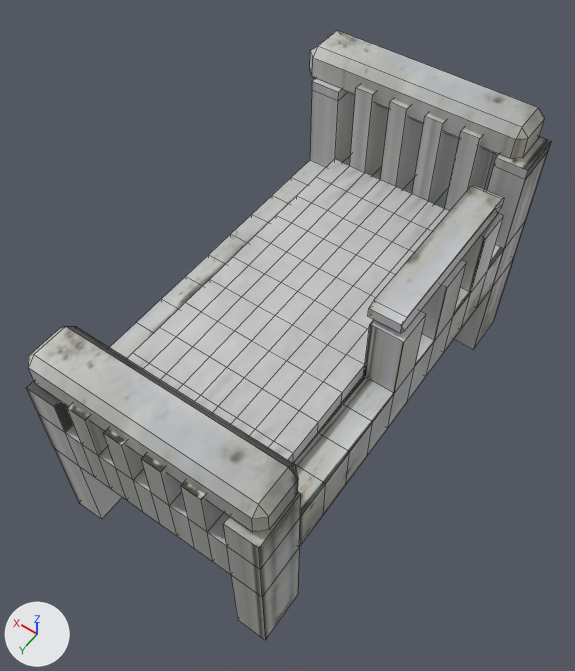
What one commit did to the FBX model UnityProjectDarkRide/Assets/3DAsset/Bed2.fbx.
Both versions are drawn from a camera (50 mm lens) standing at (160.84, 7.76, 13.61) and looking at (166.07, 0.43, 2.09). The lights are fixed; the arrows at lower left show +X, +Y and +Z. The picture after the commit comes second. Mesh edges are drawn as thin lines. Where no turn or scale is listed for an object, it has been applied to the vertices.
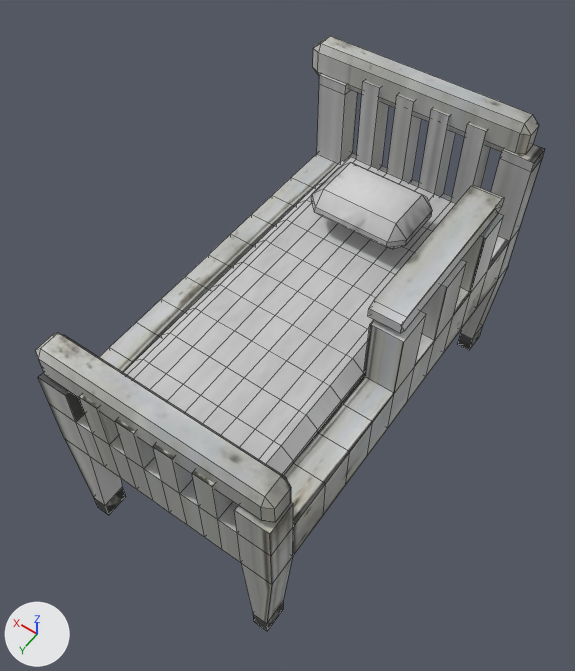
Location of each change, [x1, y1, x2, y2] in pixels of the pictures (575 x 671 px; the box of a moved part takes in the faces that stretch with it):
'Cube.027', reshaped: before [26, 30, 552, 640]; after [35, 36, 545, 631]
'Cube.022', added: after [311, 162, 432, 249]
part 1 of me_cube_033, moved or reshaped: before [310, 30, 545, 159]; after [313, 36, 539, 154]
part 2 of me_cube_033, moved or reshaped: before [28, 326, 298, 532]; after [35, 333, 291, 523]
part 3 of me_cube_033, moved or reshaped: before [26, 78, 552, 640]; after [38, 74, 545, 631]
part 4 of me_cube_033, surface changed: before [144, 166, 449, 448]; after [134, 159, 455, 460]

The edits, one by one:
me_cube_033 is used by ob_cube_027; location (163.59, -0.87, 4.39).
me_cube_033 had 506 vertices, 510 faces and spanned x 0.05..4.7, y -3.35..5.36, z -4.7..0.88.
me_cube_033 now has 560 vertices, 562 faces and spans x 0.05..4.7, y -3.03..5.12, z -5.2..0.88.
me_cube_033 part 1: the loose piece of 24 vertices spanning x 0.26..4.7, y -3.35..-2.38, z 0.17..0.88 is scaled about its middle by (1, 0.479, 1), then moved by (0.0, 0.06, 0.0).
me_cube_033 part 2: the loose piece of 24 vertices spanning x 0.06..4.49, y 4.3..5.26, z -0.88..-0.16 is scaled about its middle by (1, 0.566, 1), then moved by (0.0, 0.01, 0.0).
Part 3, on me_cube_033:
36 vertices are removed from x 0.05..4.46, y -3.25..5.36, z -4.7..-1.26.
64 faces are deleted.
84 vertices in x 0.05..4.46, y -2.28..5.36, z -2.65..0.54 move by (0.0, -0.24, 0.0).
44 vertices in x 0.05..4.46, y 4.39, z -2.65..-0.54 move by (0.0, 0.18, 0.0).
40 vertices in x 0.05..4.46, y -3.25, z -2.65..0.54 move by (0.0, 0.26, 0.0).
2 vertices move from x 0.64..3.87, y -2.28, z -1.26 to x 0.64..3.87, y -2.52, z -1.49.
32 vertices are added at x 0.2..4.31, y -3.01..5.11, z -5.2..-5.12.
20 new vertices lie (0.0, 0.0, 0.08) away from vertices in x 0.64..3.87, y -1.61..4.39, z -1.57.
11 new vertices lie (0.13, 0.0, 0.0) away from vertices in x 3.51, y -2.28..4.39, z -1.26.
11 new vertices lie (-0.13, 0.0, 0.0) away from vertices in x 1.0, y -2.28..4.39, z -1.26.
16 new vertices lie (0.0, 0.0, 0.42) away from vertices in x 0.2..4.31, y -3.01..5.11, z -5.12.
116 new faces join them.
me_cube_033 part 4: 60 kept faces spanning x 1.0..3.51, y -2.52..4.57, z -1.26 get new texture (UV) coordinates.
Mesh me_cube_010 is new.
It has 24 vertices, 26 faces and spans x -2.08..-0.08, y -6.22..-4.83, z -0.31..0.31.
It uses material mat_bed1 (picture img_hospital_bed_diffuse_jpg).
Object 'Cube.022' (ob_cube_022) is new; it shows me_cube_010.
Its location is (166.95, 3.63, 3.66).
